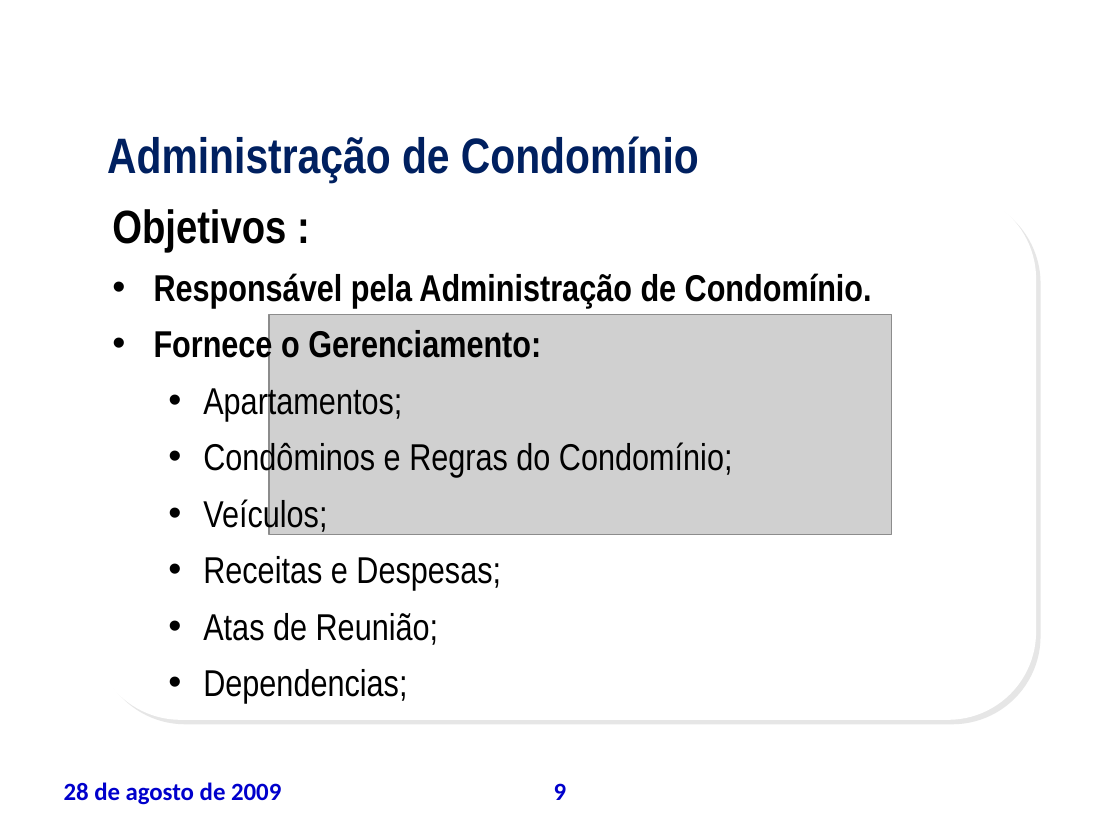
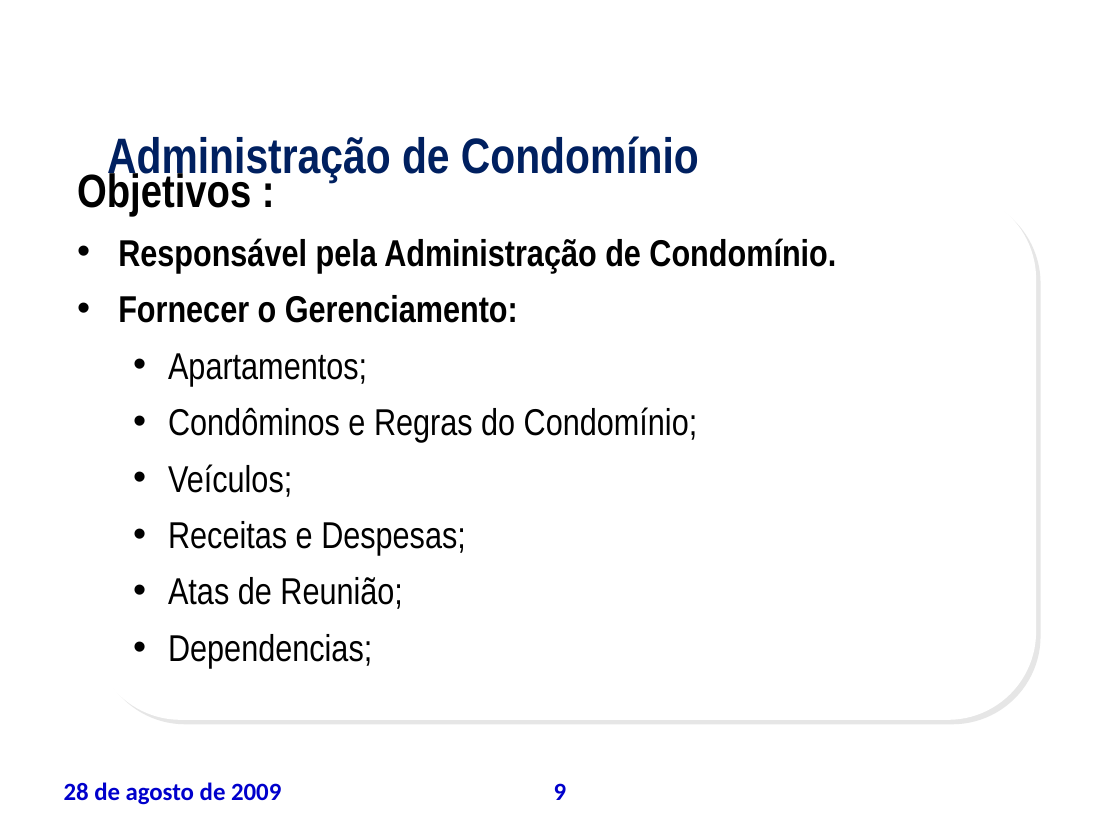
Before and after one commit to leoevaristo/psa20092, a slide deck: slide 9 of ARTEFATOS/TAP_apresentacao.ppt. Drawn at 1120x840 pixels with LibreOffice and Linux fonts; fonts in the diff are those of the drawing; grey boxes stand for pictures; background and template pictures are left out. Boxes give left, top, right and bottom in pixels: in the first picture for what was removed or moved away, otherwise in the second. Text is boxed around its words. In the diff, an @@ line names an element or a change of style, - is before the commit and + after.

```diff
--- a/ARTEFATOS/TAP_apresentacao.ppt
+++ b/ARTEFATOS/TAP_apresentacao.ppt
@@ text "Objetivos :" moved from (x1=112, y1=209, x2=872, y2=703) to (x1=77, y1=170, x2=836, y2=668) @@
@@ text at (x1=118, y1=295, x2=518, y2=323): text changed @@
-• Fornece o Gerenciamento:
+• Fornecer o Gerenciamento:
@@ picture removed at (x1=269, y1=315, x2=892, y2=535) @@
```
Also in this commit, not shown: 19 other slides changed.
